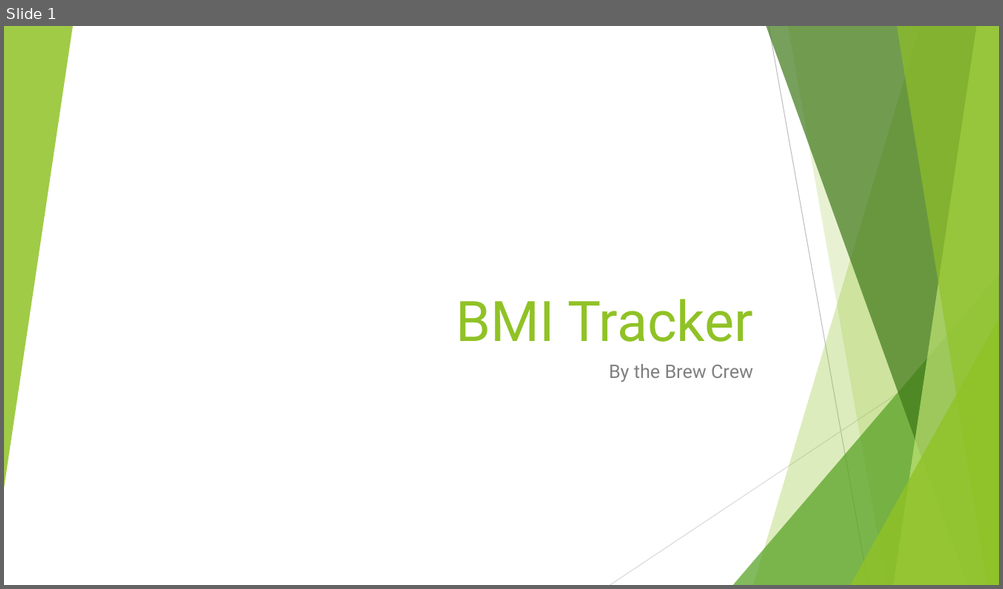
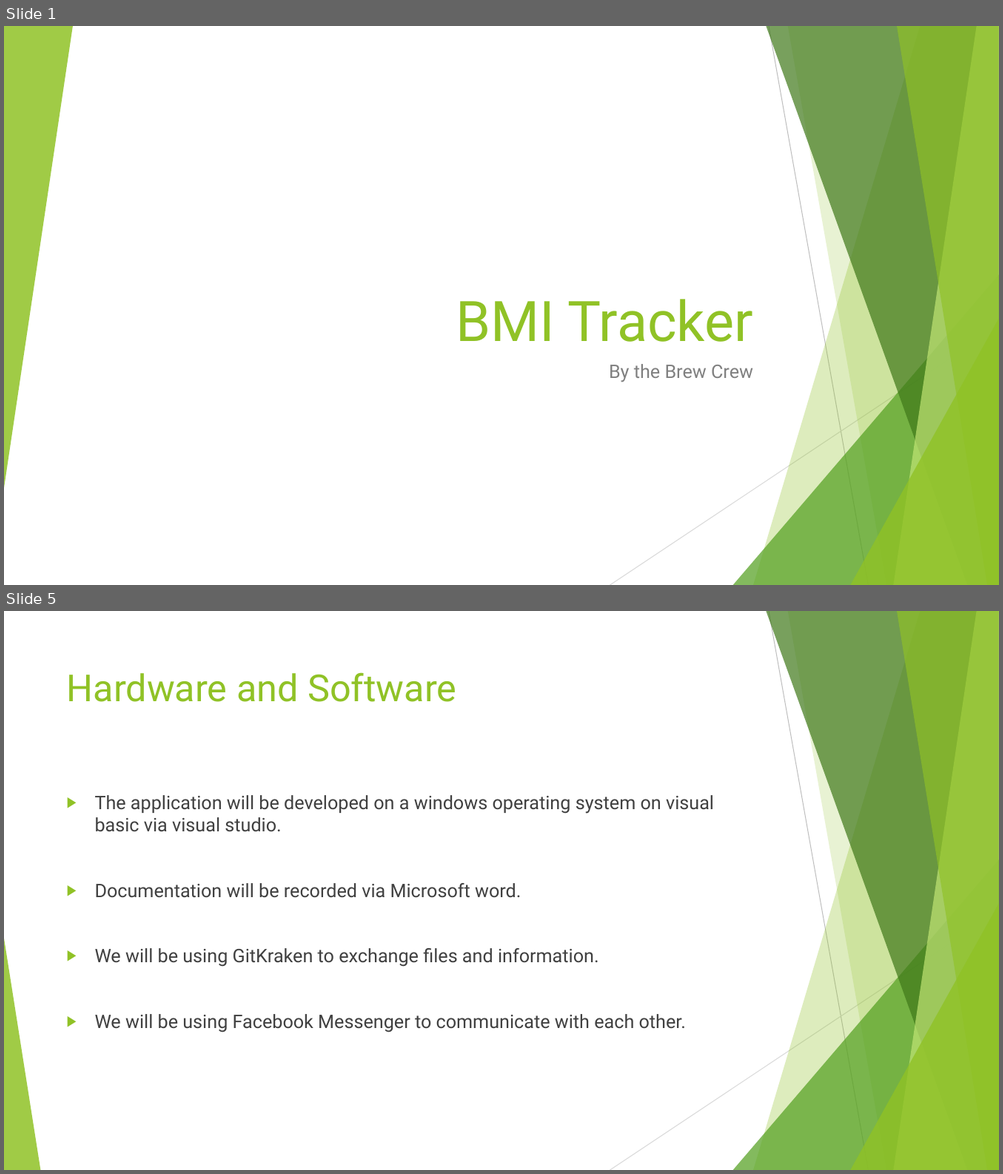
Before and after one commit to BlueNexus/BMITracker, a slide deck: docs/BMI Tracker.pptx. Shown one above the other, each under a label of ours: slide 1 before the commit, slides 1 and 5 after it; the slides between them are not shown. The pictures are 1003x589 and 1003x1174 pixels, drawn with LibreOffice and Linux fonts; fonts in the diff are those of the drawing. Boxes give left, top, right and bottom in pixels: in the first picture for what was removed or moved away, otherwise in the second. Text is boxed around its words. In the diff, an @@ line names an element or a change of style, - is before the commit and + after.

Commit message:
Final documentation part 1

```diff
--- a/docs/BMI Tracker.pptx
+++ b/docs/BMI Tracker.pptx
@@ slide 5 added at (4, 611, 999, 1170), background #FFFFFF; not listed: 9 template elements that a slide beside it also shows @@
@@ title added at (67, 672, 456, 702), 36 pt, text #90C226 @@
+Hardware and Software
@@ text added at (95, 795, 714, 1033), 18 pt, text #404040 @@
+▶ The application will be developed on a windows operating system on visual basic via visual studio.
+▶ Documentation will be recorded via Microsoft word.
+▶ We will be using GitKraken to exchange files and information.
+▶ We will be using Facebook Messenger to communicate with each other.
@@ triangle added at (4, 939, 40, 1170), fill #90C226 at 85% opacity @@
```
Also in this commit, not shown: 1 slide changed, 4 other slides added, 9 other files.
